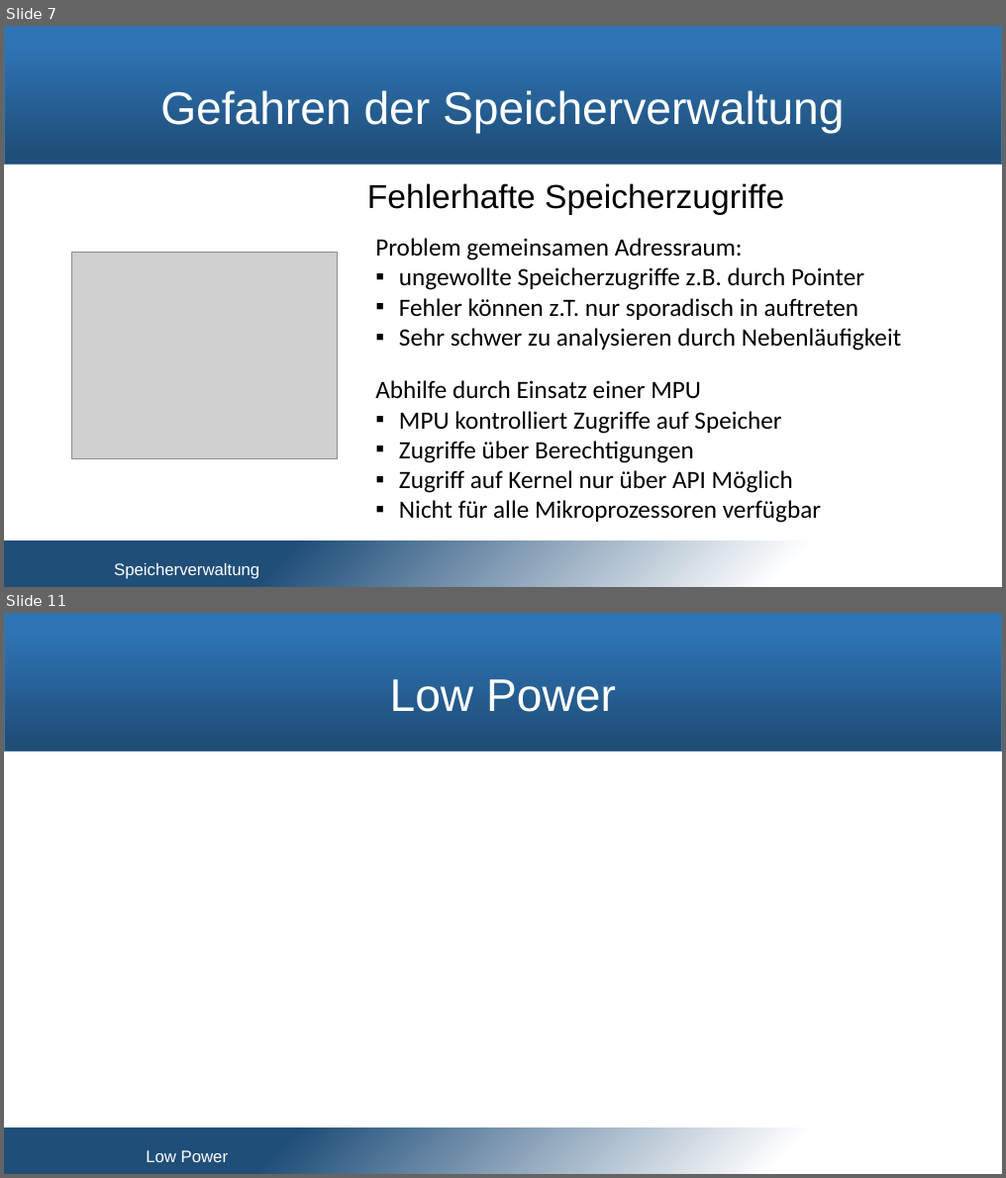
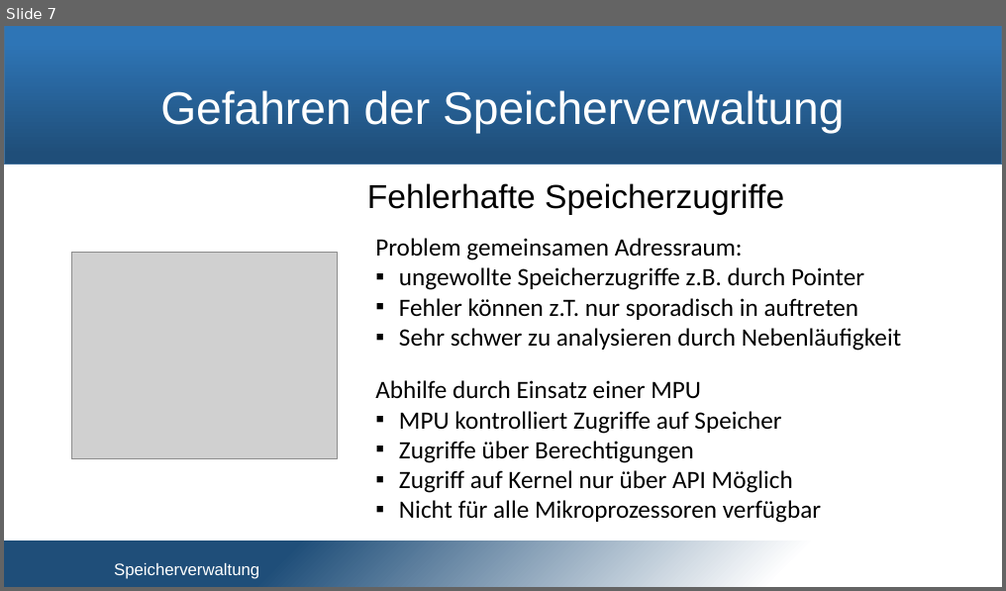
Before and after one commit to snobz/Seminar_BS_2017, a slide deck: Päsi/Seminar Betriebssysteme.pptx. Shown one above the other, each under a label of ours: slides 7 and 11 before the commit, slide 7 after it; the slides between them are not shown. The pictures are 1006x1178 and 1006x591 pixels, drawn with LibreOffice and Linux fonts; fonts in the diff are those of the drawing; grey boxes stand for pictures; background and template pictures are left out. Boxes give left, top, right and bottom in pixels: in the first picture for what was removed or moved away, otherwise in the second. Text is boxed around its words. In the diff, an @@ line names an element or a change of style, - is before the commit and + after.

```diff
--- a/Päsi/Seminar Betriebssysteme.pptx
+++ b/Päsi/Seminar Betriebssysteme.pptx
@@ slide 11 removed at [4, 613, 1002, 1174], background #FFFFFF; not listed: 2 template elements that a slide beside it also shows @@
@@ title removed at [390, 679, 616, 712] @@
-Low Power
@@ text removed at [146, 1151, 228, 1162] @@
-Low Power
```
Also in this commit, not shown: 2 slides changed, 5 slides added, 1 other slide removed, 2 other files.
